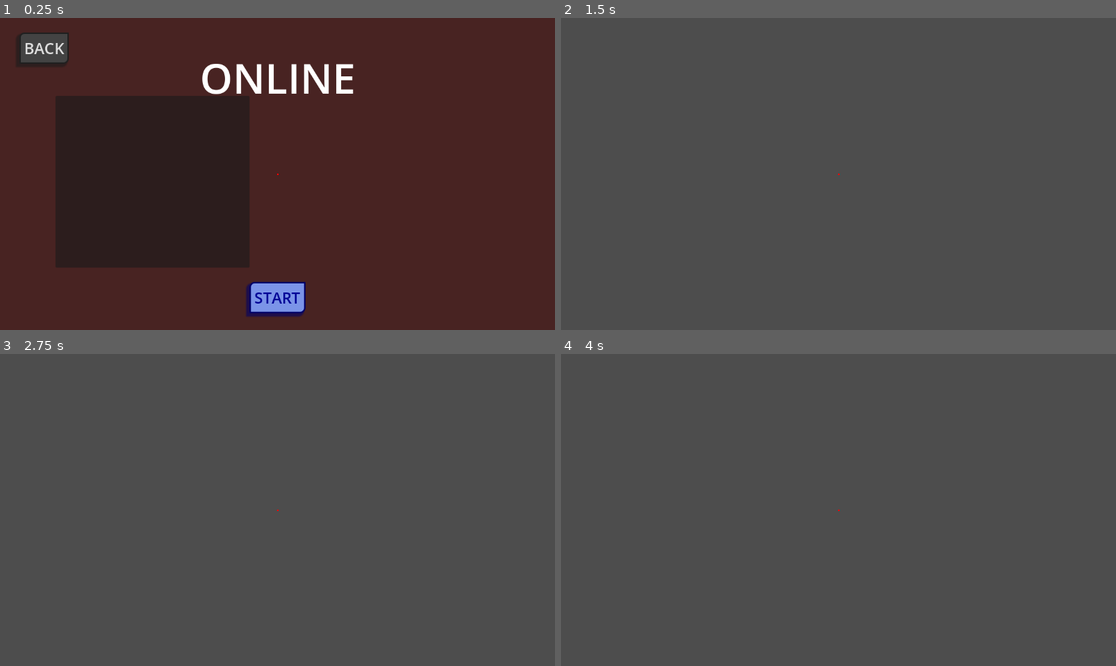
Above: before the commit, frames 1-4 (two rows, left to right).
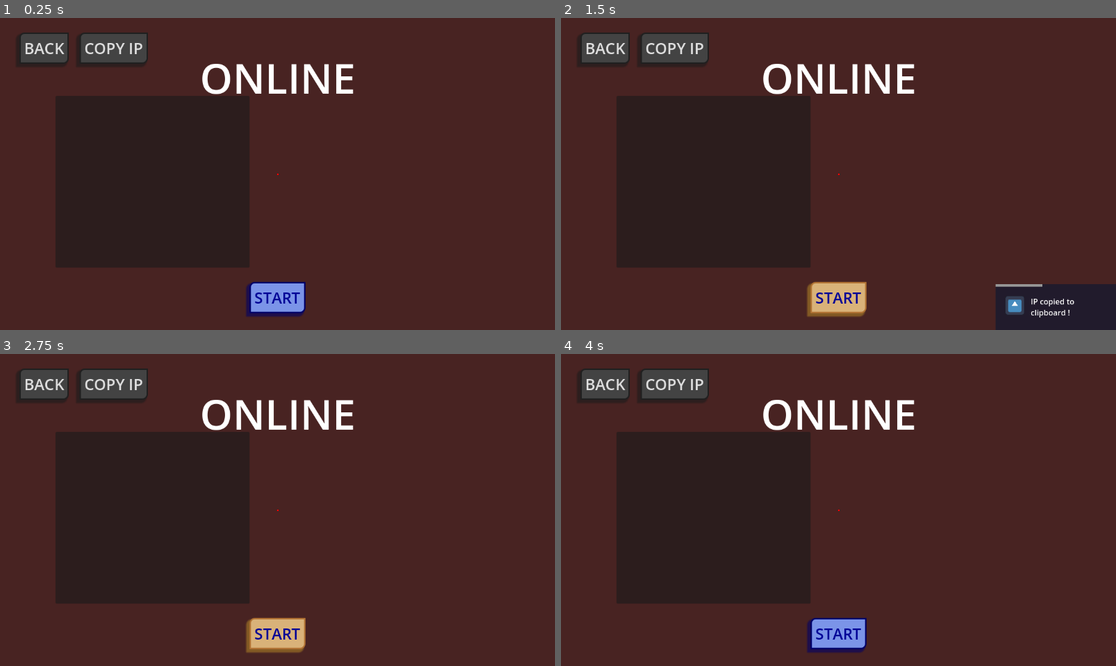
Above: after the commit, the same moments.

Repository: sillyLao/Benjamin
Game: Godot game, scene res://scenes/Menu/online_lobby_menu.tscn
Same seed, same stepped clock (60 frames per second), same inputs: the game is played once before the commit and once after it. This scene is started directly instead of the project's main scene. The engine's default icon, where the game draws it, is replaced by a stand-in: a white triangle on a blue panel in a dark square.
Inputs (mouse positions are in pixels of both pictures, inside the frame that each line leads up to):
- Up to frame 1 (0.25 s): no input
- Up to frame 2 (1.5 s): click (672, 49) at 0.5 s, where only the run after the commit has a clickable "COPY IP"; click "START" at 1.25 s
- Up to frame 3 (2.75 s): click (277, 634) at 2 s, where only the run after the commit has a clickable "START"
- Up to frame 4 (4 s): click (605, 385) at 2.75 s, where only the run after the commit has a clickable "BACK"; tap Enter (ui_accept) at 3.5, 3.77 s; move the mouse to (960, 494) at 3.52 s; press the mouse at (960, 494) at 3.53 s; hold D (right) from 3.53 s (still down)

The runs differ from the first frame. In frame 1, 1.3% of the frame differs, in the area x 13-27%, y 4-16%; in frame 2, 98%; in frame 3, 98%, in the area x 0-100%, y 0-100%; in frame 4, 98%.
Error after the commit: Cannot call method 'close' on a null value. (res://scripts/online_lobby_menu.gd:73)

Commit message:
Laser !!!!

Diff:
--- /dev/null
+++ b/scenes/Entities/laser_ray.tscn
@@ -0,0 +1,17 @@
+[gd_scene load_steps=3 format=3 uid="uid://s1lxyc0nycqa"]
+
+[ext_resource type="Script" uid="uid://27pqe8ml3iwq" path="res://scripts/laser_ray.gd" id="1_76fjv"]
+
+[sub_resource type="StandardMaterial3D" id="StandardMaterial3D_cc4jr"]
+albedo_color = Color(1, 0, 1, 1)
+emission_enabled = true
+emission = Color(1, 0, 1, 1)
+emission_energy_multiplier = 16.0
+
+[node name="LaserRay" type="CSGCylinder3D"]
+transform = Transform3D(1, 0, 0, 0, -4.371139e-08, -1, 0, 1, -4.371139e-08, 0, 0, 0)
+transparency = 0.4
+radius = 0.03
+sides = 3
+material = SubResource("StandardMaterial3D_cc4jr")
+script = ExtResource("1_76fjv")
--- a/scenes/Menu/online_lobby_menu.tscn
+++ b/scenes/Menu/online_lobby_menu.tscn
@@ -85,5 +85,17 @@
 theme = ExtResource("3_bfe55")
 text = "BACK"
 
+[node name="CopyIP" type="Button" parent="."]
+layout_mode = 1
+anchors_preset = -1
+offset_left = 165.0
+offset_top = 30.0
+offset_right = 8.0
+offset_bottom = 8.0
+focus_mode = 0
+theme = ExtResource("3_bfe55")
+text = "COPY IP"
+
 [connection signal="pressed" from="StartGame" to="." method="_on_start_game_pressed"]
 [connection signal="pressed" from="BACK" to="." method="_on_back_pressed"]
+[connection signal="pressed" from="CopyIP" to="." method="_on_copy_ip_pressed"]
--- a/scripts/character.gd
+++ b/scripts/character.gd
@@ -5,6 +5,7 @@
 const SPEED = 5.0
 const JUMP_VELOCITY = 4.5
 var bullet_scene = preload("res://scenes/Entities/bullet.tscn")
+var laser_scene = preload("res://scenes/Entities/laser_ray.tscn")
 var retrecir := false
 
 func _enter_tree():
@@ -41,16 +42,46 @@
 		if retrecir:
 			scale = clamp(scale-Vector3(0.2, 0.2, 0.2)*delta, Vector3(0.1, 0.1, 0.1), Vector3.ONE)
 
+
+
 func _input(event : InputEvent) -> void:
-	if event.is_action_pressed("shoot"):
-		shoot()
+	if is_multiplayer_authority():
+		if event.is_action_pressed("shoot"):
+			shoot()
 
 func shoot():
-	var bullet:RigidBody3D = bullet_scene.instantiate()
-	get_parent().add_child(bullet)
-	bullet.position = $Camera3D/gun.global_position
-	bullet.rotation = Vector3(0.0, rotation.y+PI/2, camera.rotation.x-PI)
-	bullet.linear_velocity = Vector3(-sin(rotation.y)*cos(camera.rotation.x), sin(camera.rotation.x), -cos(rotation.y)*cos(camera.rotation.x))*30
+	create_laser()
+	var hitscan = get_camera_collision()
+	if hitscan:
+		var collider : Node = hitscan.collider
+		if collider.is_class("CharacterBody3D"):
+			touched.rpc(int(collider.name))
+
+func get_camera_collision():
+	var centre = get_viewport().get_visible_rect().size/2
+	var ray_origin = camera.project_ray_origin(centre)
+	var ray_end = ray_origin + camera.project_ray_normal(centre)*20
+	var new_intersection = PhysicsRayQueryParameters3D.create(ray_origin, ray_end)
+	var intersection = get_world_3d().direct_space_state.intersect_ray(new_intersection)
+	return intersection
+
+func create_laser():
+	var centre = get_viewport().get_visible_rect().size/2
+	var ray_origin = camera.project_ray_origin(centre)
+	var ray_end = ray_origin + camera.project_ray_normal(centre)*20
+	var laser : CSGCylinder3D = laser_scene.instantiate()
+	laser.position = (ray_origin+ray_end)/2
+	laser.rotation = Vector3(0, rotation.y+PI/2, camera.rotation.x-PI/2)
+	laser.height = 19.5
+	get_parent().add_child(laser)
+
+@rpc("any_peer", "call_local", "reliable")
+func touched(id : int):
+	UIOverlay.spawn_notification({
+		"icon" : "res://icon.svg",
+		"text" : Global.players_dict[id]["pseudo"] + " a été touché !!",
+		"timer" : 1.5
+	})
 
 func _on_player_area_area_entered(area):
 	if area.name == "EnemyArea":
--- a/scripts/global.gd
+++ b/scripts/global.gd
@@ -8,3 +8,23 @@
 
 var players_dict : Dictionary
 var player_count : int = 0
+
+@rpc("authority", "call_local", "reliable")
+func launch_online_game():
+	multiplayer.peer_disconnected.connect(_peer_disconnected)
+	multiplayer.server_disconnected.connect(_server_disconnected)
+
+func _peer_disconnected(id):
+	UIOverlay.spawn_notification({
+		"icon" : "res://icon.svg",
+		"text" : Global.players_dict[id]["pseudo"] + " disconnected from the lobby.",
+		"timer" : 5
+	})
+
+func _server_disconnected():
+	UIOverlay.spawn_notification({
+		"icon" : "res://icon.svg",
+		"text" : Global.players_dict[1]["pseudo"] + " closed the lobby.",
+		"timer" : 5
+	})
+	get_tree().change_scene_to_file("res://scenes/Menu/main_menu.tscn")
--- /dev/null
+++ b/scripts/laser_ray.gd
@@ -0,0 +1,8 @@
+extends CSGCylinder3D
+
+
+# Called every frame. 'delta' is the elapsed time since the previous frame.
+func _process(delta):
+	transparency += delta
+	if transparency == 1:
+		queue_free()
--- a/scripts/map_test.gd
+++ b/scripts/map_test.gd
@@ -4,8 +4,9 @@
 
 # Called when the node enters the scene tree for the first time.
 func _ready():
-	if Global.is_host:
+	if Global.is_host: # Server
 		for id in Global.players_dict:
 			var new_player : CharacterBody3D = character_scene.instantiate()
 			new_player.name = str(id)
 			add_child(new_player)
+		Global.launch_online_game.rpc()
--- a/scripts/online_lobby_menu.gd
+++ b/scripts/online_lobby_menu.gd
@@ -75,8 +75,18 @@
 
 
 func _on_start_game_pressed():
-	start_game.rpc()
+	if Global.is_host:
+		start_game.rpc()
 
 @rpc("authority", "call_local", "reliable")
 func start_game():
 	get_tree().change_scene_to_file("res://scenes/Game/map_test.tscn")
+
+
+func _on_copy_ip_pressed():
+	DisplayServer.clipboard_set(Global.server_ip)
+	UIOverlay.spawn_notification({
+		"icon" : "res://icon.svg",
+		"text" : "IP copied to clipboard !",
+		"timer" : 1.5
+	})
Not shown, added: scripts/laser_ray.gd.uid
